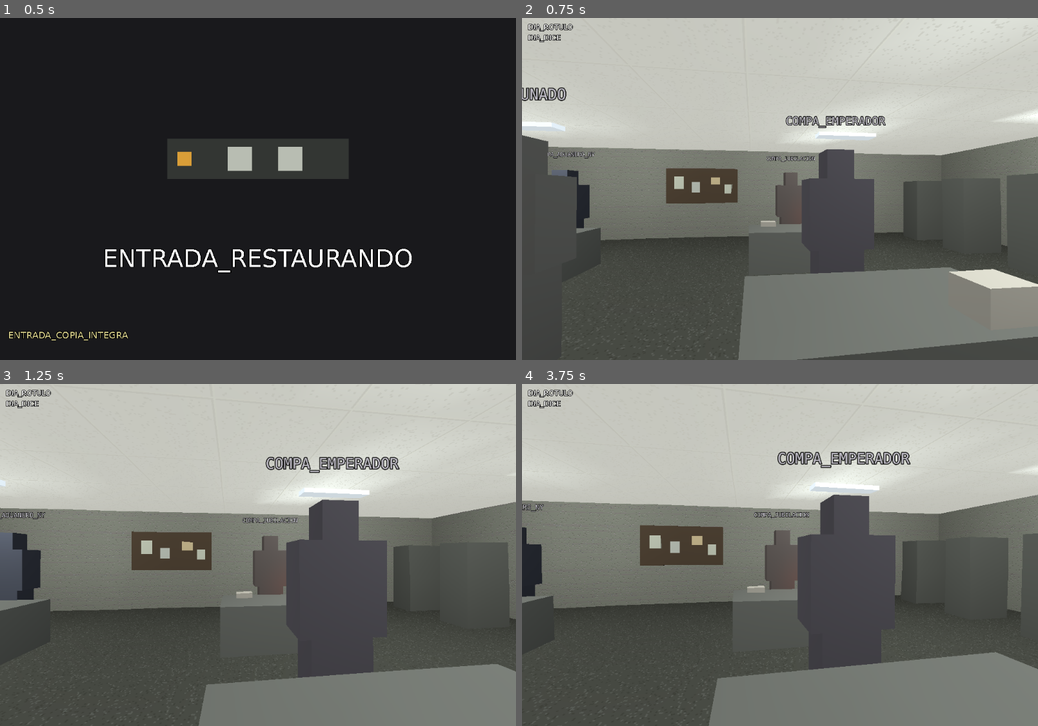
Above: before the commit, frames 1-4 (two rows, left to right).
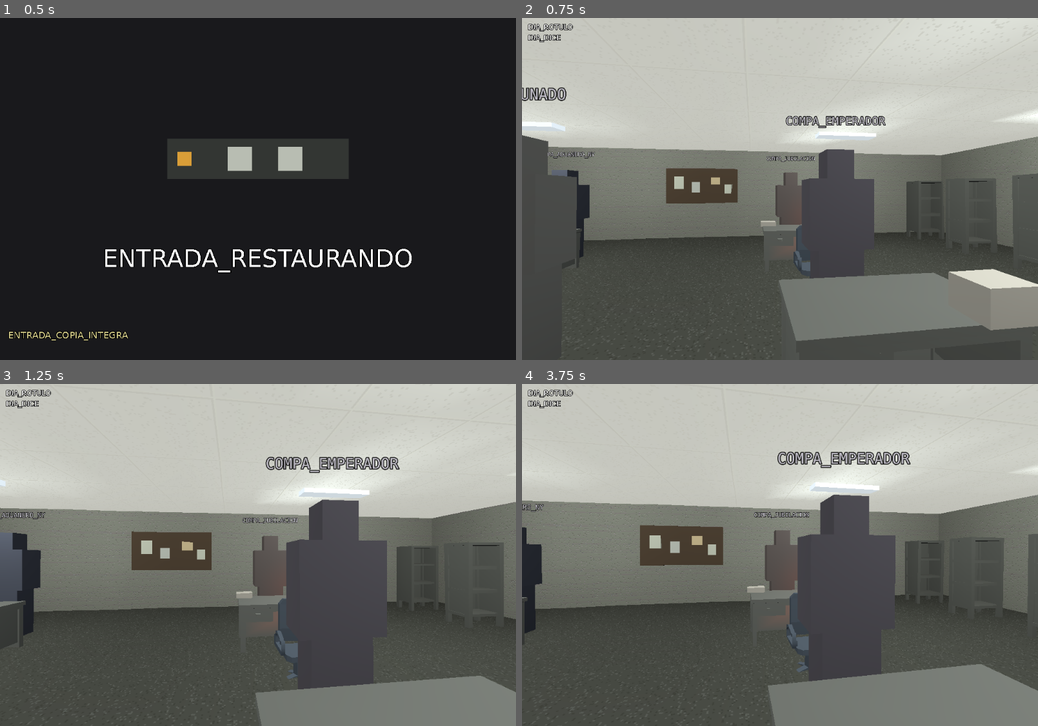
Above: after the commit, the same moments.

Repository: eGurucharri/expediente-legado
Game: Godot game, scene res://escenas/dia.tscn
Two runs of this game, one before a commit and one after it. Both use one fixed random seed, a clock stepped at 60 frames per second and the inputs below.
Inputs (mouse positions are in pixels of both pictures, inside the frame that each line leads up to):
- Up to frame 1 (0.5 s): no input
- Up to frame 2 (0.75 s): tap Enter at 0.5 s; move the mouse to (805, 189) at 0.52 s; hold Up (ui_up) from 0.53 s (still down)
- Up to frame 3 (1.25 s): keep holding Up (ui_up)
- Up to frame 4 (3.75 s): keep holding Up (ui_up); tap Space at 1.25, 2.75 s; move the mouse to (754, 555) at 1.27 s; tap Enter at 2, 3.5 s; move the mouse to (790, 548) at 2.02 s; move the mouse to (774, 561) at 2.77 s; move the mouse to (816, 558) at 3.52 s

Frame 1 is identical in both runs. In frame 2, 5.8% of the frame differs, in the area x 8-100%, y 45-100%; in frame 3, 4.3%; in frame 4, 4.8%.

Commit message:
feat: muebles de malla CC0 donde había cajas
`EspaciosCatalogo` ya lo había previsto: «una mesa es una caja HASTA QUE HAYA
UN ASSET CON SU FICHA; llamarla mesa aquí es lo que permite sustituirla luego
sin tocar la geografía». Esto es ese luego.

Siete modelos del Furniture Kit de Kenney (CC0-1.0), con su ficha y su sha256
en `assets/procedencia.json` — el directorio `modelos/` que `LEEME.md` ya usaba
de ejemplo. 128 KB en total.

Un bulto declara `modelo` y le sale la malla encima. Sin `modelo` sigue siendo
la caja de siempre, así que ningún sitio existente cambia por esto.

Tres reglas, ninguna de comodidad:

1. La caja sigue mandando. El modelo se ENCAJA en el `tam` declarado y la
   colisión sigue siendo la del bulto. La geografía es del catálogo y no del
   fichero que alguien descargó: se puede sustituir un modelo por otro y nadie
   se queda encerrado. La escala es uniforme y sale del eje que peor va —
   estirar una silla para llenar una caja que no tiene sus proporciones da una
   silla derretida.
2. Se viste con el mismo shader que todo lo demás. `Espacio3D` dice que un solo
   material es lo que hace que esto parezca una máquina y no un render, y un
   mueble importado con su propio material sería justo eso: un objeto de otro
   juego pegado en esta oficina. El modelo aporta la FORMA; el color lo sigue
   declarando el catálogo.
3. Un modelo que falta no revienta la sala: se queda la caja.

Y por eso hay guarda. Una errata en `modelo` NO se ve —`Modelos.vestir`
devuelve false y el bulto se queda siendo su caja, que es el aspecto que tenía
antes—, así que se leería como «todavía no le han puesto malla». Comprobado
que la guarda caza de verdad una errata, no solo que pasa en verde.

La televisión de casa es el MISMO aparato en el que #140 quiere proyectar una
cinta ante un jurado: que sea el mismo modelo es lo que hará que esa escena se
reconozca.

`capturar.gd` salta la entrada de #68 antes de retratar el día — si no, lo que
se captura es la cinemática y no el sitio.

Suite: 387 -> 390 pasadas. El fallo restante es `caminante.gd` bajo godot4
4.2.2 local (`get_gravity()` es de 4.3+) y ya estaba en la base.

Co-Authored-By: Claude Opus 5 <noreply@anthropic.com>

Diff:
--- a/godot/assets/procedencia.json
+++ b/godot/assets/procedencia.json
@@ -96,6 +96,62 @@
       "licencia": "CC0-1.0",
       "fuente": "https://kenney.nl/assets/interface-sounds",
       "sha256": "6fc395be2ad1f99ce318a5d28f98fb76dbeb676d83a0b28239d8c1fb90736180"
+    },
+    {
+      "ruta": "modelos/bookcaseClosed.glb",
+      "titulo": "Bookcase closed (Furniture Kit)",
+      "autor": "Kenney",
+      "licencia": "CC0-1.0",
+      "fuente": "https://kenney.nl/assets/furniture-kit",
+      "sha256": "9d210448de5e1179541da895450bbc7a39f4cd673d677654cd6b134e4ea0e047"
+    },
+    {
+      "ruta": "modelos/cardboardBoxClosed.glb",
+      "titulo": "Cardboard box closed (Furniture Kit)",
+      "autor": "Kenney",
+      "licencia": "CC0-1.0",
+      "fuente": "https://kenney.nl/assets/furniture-kit",
+      "sha256": "4af079dca52960912764574950f0549ff2ae1224b3db1528718629473a2d5d81"
+    },
+    {
+      "ruta": "modelos/chairDesk.glb",
+      "titulo": "Chair desk (Furniture Kit)",
+      "autor": "Kenney",
+      "licencia": "CC0-1.0",
+      "fuente": "https://kenney.nl/assets/furniture-kit",
+      "sha256": "46406619186034cbe92b19b79a5f1a8e3f442a17a70a7524ef2c0ad0f35095c6"
+    },
+    {
+      "ruta": "modelos/computerScreen.glb",
+      "titulo": "Computer screen (Furniture Kit)",
+      "autor": "Kenney",
+      "licencia": "CC0-1.0",
+      "fuente": "https://kenney.nl/assets/furniture-kit",
+      "sha256": "5942cbad29a2d2b956619569926e81d50a4174403d592fece6556e57632dc643"
+    },
+    {
+      "ruta": "modelos/desk.glb",
+      "titulo": "Desk (Furniture Kit)",
+      "autor": "Kenney",
+      "licencia": "CC0-1.0",
+      "fuente": "https://kenney.nl/assets/furniture-kit",
+      "sha256": "0164fe828f028b321730fb8c74502e353583f751be74da1682d42fff7d3c5a42"
+    },
+    {
+      "ruta": "modelos/televisionVintage.glb",
+      "titulo": "Television vintage (Furniture Kit)",
+      "autor": "Kenney",
+      "licencia": "CC0-1.0",
+      "fuente": "https://kenney.nl/assets/furniture-kit",
+      "sha256": "eb144cc8fb1e7f761e3665226e4266c8868679421d21d6548f24d2abad7c67cf"
+    },
+    {
+      "ruta": "modelos/trashcan.glb",
+      "titulo": "Trashcan (Furniture Kit)",
+      "autor": "Kenney",
+      "licencia": "CC0-1.0",
+      "fuente": "https://kenney.nl/assets/furniture-kit",
+      "sha256": "e0ccc1fe50cbd05386477fdff527171d1cf7c0de2ba7ff3233f8d9561feb2561"
     }
   ]
 }
--- a/godot/guion/espacio_3d.gd
+++ b/godot/guion/espacio_3d.gd
@@ -80,6 +80,27 @@
 			bulto.get("color", Color(0.45, 0.44, 0.42)),
 			bulto.get("textura", "")
 		)
+		# Un mueble que es malla y no caja. La caja sigue estando —es la
+		# colisión— y lo que se ve pasa a ser el modelo, encajado en el `tam`
+		# que declara el catálogo. Sin `modelo`, nada cambia.
+		#
+		# La malla de la caja se apaga ANTES de meter el modelo, y no después
+		# recorriendo los hijos: hecho después, un `.glb` cuya raíz sea ella
+		# misma una malla se apagaría a sí mismo y el bulto quedaría invisible.
+		var modelo: String = bulto.get("modelo", "")
+		if not modelo.is_empty():
+			var caja_visible := _malla_de(pieza)
+			if caja_visible != null:
+				caja_visible.visible = false
+			if not Modelos.vestir(
+				pieza, modelo, bulto["tam"], bulto.get("color", Color(0.45, 0.44, 0.42))
+			):
+				# Sin modelo se vuelve a la caja: un archivador cúbico es peor
+				# que uno de verdad, pero un bulto invisible es un agujero con
+				# el que te chocas.
+				if caja_visible != null:
+					caja_visible.visible = true
+
 		# Un bulto que se enciende: la pantalla de un ordenador, un piloto. No
 		# ilumina nada, solo se ve encendido — lo que alumbra es una luz.
 		if bulto.get("emisivo", false):
@@ -308,8 +329,20 @@
 	_emisivo(cuerpo, color)
 
 
+## La malla de la caja de un bulto. Es su primer hijo por construcción, pero se
+## busca por TIPO: desde que un bulto puede llevar modelo encima, «el primer
+## hijo» dejó de ser una descripción fiable de dónde está.
+static func _malla_de(cuerpo: Node3D) -> MeshInstance3D:
+	for hijo in cuerpo.get_children():
+		if hijo is MeshInstance3D:
+			return hijo
+	return null
+
+
 static func _emisivo(cuerpo: StaticBody3D, color: Color) -> void:
-	var malla: MeshInstance3D = cuerpo.get_child(0)
+	var malla := _malla_de(cuerpo)
+	if malla == null:
+		return
 	var material: ShaderMaterial = malla.material_override
 	material.set_shader_parameter("emision", color)
 	material.set_shader_parameter("emision_fuerza", 0.9)
--- a/godot/guion/espacios_catalogo.gd
+++ b/godot/guion/espacios_catalogo.gd
@@ -27,41 +27,83 @@
 	# Cuatro puestos idénticos: la planta es la misma para todos, que es
 	[
 		# parte de lo que cuenta.
-		{"pos": Vector3(-4, 0.37, -2), "tam": Vector3(2.0, 0.75, 1.0)},
-		{"pos": Vector3(-4, 0.37, 1), "tam": Vector3(2.0, 0.75, 1.0)},
-		{"pos": Vector3(1, 0.37, -2), "tam": Vector3(2.0, 0.75, 1.0)},
-		{"pos": Vector3(1, 0.37, 1), "tam": Vector3(2.0, 0.75, 1.0)},
+		{"pos": Vector3(-4, 0.37, -2), "tam": Vector3(2.0, 0.75, 1.0), "modelo": "desk"},
+		{"pos": Vector3(-4, 0.37, 1), "tam": Vector3(2.0, 0.75, 1.0), "modelo": "desk"},
+		{"pos": Vector3(1, 0.37, -2), "tam": Vector3(2.0, 0.75, 1.0), "modelo": "desk"},
+		{"pos": Vector3(1, 0.37, 1), "tam": Vector3(2.0, 0.75, 1.0), "modelo": "desk"},
+		# La silla 4-B y las otras tres. Es el objeto que el sueño agranda
+		# (#87), así que tiene que ser una silla reconocible antes de que se
+		# deforme: una caja agrandada es una caja mayor.
+		{
+			"pos": Vector3(-4, 0.45, -0.9),
+			"tam": Vector3(0.62, 0.95, 0.62),
+			"color": Color(0.34, 0.36, 0.38),
+			"modelo": "chairDesk"
+		},
+		{
+			"pos": Vector3(-4, 0.45, 2.1),
+			"tam": Vector3(0.62, 0.95, 0.62),
+			"color": Color(0.34, 0.36, 0.38),
+			"modelo": "chairDesk"
+		},
+		{
+			"pos": Vector3(1, 0.45, -0.9),
+			"tam": Vector3(0.62, 0.95, 0.62),
+			"color": Color(0.34, 0.36, 0.38),
+			"modelo": "chairDesk"
+		},
+		{
+			"pos": Vector3(1, 0.45, 2.1),
+			"tam": Vector3(0.62, 0.95, 0.62),
+			"color": Color(0.34, 0.36, 0.38),
+			"modelo": "chairDesk"
+		},
+		# El terminal de SIGA-98 en el puesto propio. Va encendido y vacío: un
+		# monitor iluminado no afirma nada, uno con datos afirma una lectura que
+		# nadie ha calculado.
+		{
+			"pos": Vector3(-4.3, 0.98, -2.1),
+			"tam": Vector3(0.5, 0.45, 0.4),
+			"color": Color(0.52, 0.54, 0.50),
+			"modelo": "computerScreen"
+		},
 		# Archivadores contra el muro del fondo. Son seis y no dos: un archivo
 		# con dos archivadores es un despacho.
 		{
 			"pos": Vector3(5.5, 0.9, -4),
 			"tam": Vector3(1.0, 1.8, 0.6),
-			"color": Color(0.40, 0.39, 0.36)
+			"color": Color(0.40, 0.39, 0.36),
+			"modelo": "bookcaseClosed"
 		},
 		{
 			"pos": Vector3(5.5, 0.9, -2.5),
 			"tam": Vector3(1.0, 1.8, 0.6),
-			"color": Color(0.40, 0.39, 0.36)
+			"color": Color(0.40, 0.39, 0.36),
+			"modelo": "bookcaseClosed"
 		},
 		{
 			"pos": Vector3(5.5, 0.9, -1.0),
 			"tam": Vector3(1.0, 1.8, 0.6),
-			"color": Color(0.40, 0.39, 0.36)
+			"color": Color(0.40, 0.39, 0.36),
+			"modelo": "bookcaseClosed"
 		},
 		{
 			"pos": Vector3(5.5, 0.9, 0.5),
 			"tam": Vector3(1.0, 1.8, 0.6),
-			"color": Color(0.38, 0.37, 0.35)
+			"color": Color(0.38, 0.37, 0.35),
+			"modelo": "bookcaseClosed"
 		},
 		{
 			"pos": Vector3(5.5, 0.9, 2.0),
 			"tam": Vector3(1.0, 1.8, 0.6),
-			"color": Color(0.40, 0.39, 0.36)
+			"color": Color(0.40, 0.39, 0.36),
+			"modelo": "bookcaseClosed"
 		},
 		{
 			"pos": Vector3(5.5, 0.9, 3.5),
 			"tam": Vector3(1.0, 1.8, 0.6),
-			"color": Color(0.38, 0.37, 0.35)
+			"color": Color(0.38, 0.37, 0.35),
+			"modelo": "bookcaseClosed"
 		},
 		# Papel. Un archivo con las mesas despejadas no es un archivo: hay
 		# torres encima de cada puesto, cajas contra la pared y una pila en el
@@ -90,27 +132,32 @@
 		{
 			"pos": Vector3(-6.2, 0.20, -3.4),
 			"tam": Vector3(0.5, 0.40, 0.7),
-			"color": Color(0.62, 0.56, 0.44)
+			"color": Color(0.62, 0.56, 0.44),
+			"modelo": "cardboardBoxClosed"
 		},
 		{
 			"pos": Vector3(-6.2, 0.61, -3.4),
 			"tam": Vector3(0.5, 0.40, 0.7),
-			"color": Color(0.60, 0.54, 0.42)
+			"color": Color(0.60, 0.54, 0.42),
+			"modelo": "cardboardBoxClosed"
 		},
 		{
 			"pos": Vector3(-6.2, 1.02, -3.4),
 			"tam": Vector3(0.5, 0.40, 0.7),
-			"color": Color(0.62, 0.56, 0.44)
+			"color": Color(0.62, 0.56, 0.44),
+			"modelo": "cardboardBoxClosed"
 		},
 		{
 			"pos": Vector3(-6.2, 0.20, -2.5),
 			"tam": Vector3(0.5, 0.40, 0.7),
-			"color": Color(0.60, 0.54, 0.42)
+			"color": Color(0.60, 0.54, 0.42),
+			"modelo": "cardboardBoxClosed"
 		},
 		{
 			"pos": Vector3(-6.2, 0.61, -2.5),
 			"tam": Vector3(0.5, 0.40, 0.7),
-			"color": Color(0.62, 0.56, 0.44)
+			"color": Color(0.62, 0.56, 0.44),
+			"modelo": "cardboardBoxClosed"
 		},
 		# La pila del suelo, la que nadie va a mirar nunca.
 		{
@@ -122,6 +169,12 @@
 			"pos": Vector3(4.1, 0.10, 4.3),
 			"tam": Vector3(0.40, 0.20, 0.30),
 			"color": Color(0.72, 0.70, 0.62)
+		},
+		{
+			"pos": Vector3(3.0, 0.22, 4.2),
+			"tam": Vector3(0.34, 0.45, 0.34),
+			"color": Color(0.42, 0.41, 0.38),
+			"modelo": "trashcan"
 		},
 		# La máquina de café, junto a la puerta. En una oficina, el sitio donde
 		# se cuentan las cosas.
@@ -339,6 +392,21 @@
 			"tam": Vector3(0.3, 0.1, 0.3),
 			"color": Color(0.55, 0.50, 0.20)
 		},
+		# La televisión, apagada. Es el mismo aparato en el que #140 quiere
+		# proyectar una cinta ante un jurado, y aquí está en casa sin encender:
+		# que sea el MISMO modelo es lo que hará que esa escena se reconozca.
+		{
+			"pos": Vector3(-3.4, 0.42, 1.6),
+			"tam": Vector3(0.85, 0.75, 0.6),
+			"color": Color(0.38, 0.34, 0.30),
+			"modelo": "televisionVintage"
+		},
+		{
+			"pos": Vector3(3.4, 0.22, 2.6),
+			"tam": Vector3(0.34, 0.45, 0.34),
+			"color": Color(0.40, 0.38, 0.34),
+			"modelo": "trashcan"
+		},
 	],
 	"ambiente": Color(0.30, 0.26, 0.22),
 	"ambiente_energia": 0.45,
--- /dev/null
+++ b/godot/guion/modelos.gd
@@ -0,0 +1,130 @@
+## Los muebles que son malla de verdad y no una caja.
+##
+## `EspaciosCatalogo` ya lo había previsto: «una mesa es una caja **hasta que
+## haya un asset con su ficha**; llamarla mesa aquí es lo que permite
+## sustituirla luego sin tocar la geografía». Esto es ese *luego*. Un bulto
+## declara `modelo` y le sale la malla encima; sin `modelo` sigue siendo la caja
+## de siempre, así que ningún sitio existente cambia por esto.
+##
+## Tres reglas, y ninguna es de comodidad:
+##
+## 1. **La caja sigue mandando.** El modelo se ENCAJA en el `tam` declarado y la
+##    colisión sigue siendo la del bulto. La geografía es del catálogo, no del
+##    fichero que alguien descargó: si un `.glb` viniera con otra escala, lo que
+##    no puede pasar es que la sala cambie de forma por debajo. Se puede
+##    sustituir un modelo por otro y nadie se queda encerrado.
+## 2. **Se viste con el mismo shader que todo lo demás.** `Espacio3D` dice que
+##    un solo material es lo que hace que esto parezca una máquina y no un
+##    render, y un mueble importado con su propio material sería justo eso: un
+##    objeto de otro juego pegado en esta oficina. El modelo aporta la FORMA; el
+##    color lo sigue declarando el catálogo, como el de cualquier bulto.
+## 3. **Un modelo que falta no revienta la sala.** Se queda la caja. Un archivo
+##    con un archivador cúbico es peor; un archivo que no abre es inaceptable.
+class_name Modelos
+extends RefCounted
+
+const RUTA := "res://assets/modelos/"
+
+## Lo que se carga una vez y se reusa. Las salas repiten mueble —seis
+## archivadores, cuatro puestos— y volver a leer el `.glb` por cada uno es leer
+## el mismo fichero seis veces para obtener seis cosas idénticas.
+static var _cache := {}
+
+
+## Mete el modelo [param nombre] dentro de [param cuerpo], encajado en
+## [param tam] y teñido de [param color]. Devuelve si pudo.
+##
+## [param cuerpo] es el `StaticBody3D` del bulto, así que el modelo hereda su
+## posición y su colisión sin saber que existen.
+static func vestir(cuerpo: Node3D, nombre: String, tam: Vector3, color: Color) -> bool:
+	var escena := cargar(nombre)
+	if escena == null:
+		return false
+
+	var pieza: Node3D = escena.instantiate()
+	cuerpo.add_child(pieza)
+	_encajar(pieza, tam)
+	_pintar(pieza, color)
+	return true
+
+
+## La escena del modelo, o nulo si no está. Cachea el recurso y NO la instancia:
+## dos archivadores son dos nodos, no el mismo nodo en dos sitios.
+static func cargar(nombre: String) -> PackedScene:
+	if _cache.has(nombre):
+		return _cache[nombre]
+	var ruta := RUTA + nombre + ".glb"
+	var escena: PackedScene = load(ruta) if ResourceLoader.exists(ruta) else null
+	if escena == null:
+		push_warning("No hay modelo %s en %s" % [nombre, RUTA])
+	_cache[nombre] = escena
+	return escena
+
+
+## Existe para las pruebas: el catálogo puede comprobar que todo `modelo` que
+## nombra está de verdad en el árbol, sin montar una escena 3D para verlo.
+static func hay(nombre: String) -> bool:
+	return ResourceLoader.exists(RUTA + nombre + ".glb")
+
+
+## Escala el modelo para que quepa en [param tam] y lo APOYA en el suelo del
+## bulto.
+##
+## La escala es **uniforme** y sale del eje que peor va: estirar una silla para
+## llenar una caja que no tiene sus proporciones da una silla derretida, y la
+## caja de un bulto es una medida de sitio ocupado, no un molde. Y se apoya en
+## vez de centrarse porque un mueble descansa en el suelo — centrado por su caja,
+## una silla más baja de lo declarado flotaría.
+static func _encajar(pieza: Node3D, tam: Vector3) -> void:
+	var caja := _limites(pieza)
+	if caja.size.x <= 0.0 or caja.size.y <= 0.0 or caja.size.z <= 0.0:
+		return
+
+	var escala := minf(minf(tam.x / caja.size.x, tam.y / caja.size.y), tam.z / caja.size.z)
+	pieza.scale = Vector3.ONE * escala
+
+	# El centro del modelo no tiene por qué ser el de su malla, así que se
+	# recoloca por sus límites REALES: primero se centra en horizontal y luego se
+	# baja hasta que su base toque la del bulto.
+	var centro := caja.get_center() * escala
+	pieza.position = Vector3(-centro.x, -tam.y / 2.0 - caja.position.y * escala, -centro.z)
+
+
+## Los límites de todo lo que cuelga de un nodo, en coordenadas del nodo. Godot
+## da el AABB de UNA malla; un mueble suele ser varias.
+static func _limites(nodo: Node3D) -> AABB:
+	var total := AABB()
+	var primero := true
+	for hijo in _mallas(nodo):
+		var malla: MeshInstance3D = hijo
+		var caja: AABB = malla.get_aabb()
+		# Del espacio de la malla al del nodo raíz, que es donde se encaja.
+		var trans: Transform3D = nodo.global_transform.affine_inverse() * malla.global_transform
+		caja = trans * caja
+		if primero:
+			total = caja
+			primero = false
+		else:
+			total = total.merge(caja)
+	return total
+
+
+## Le pone a cada malla el material de la casa. El modelo pone la forma y el
+## catálogo el color, que es lo que evita que un mueble importado se vea como
+## de otro juego.
+static func _pintar(nodo: Node3D, color: Color) -> void:
+	var material := ShaderMaterial.new()
+	material.shader = load(Espacio3D.SHADER_PSX)
+	material.set_shader_parameter("color_base", color)
+	for hijo in _mallas(nodo):
+		var malla: MeshInstance3D = hijo
+		malla.material_override = material
+
+
+static func _mallas(nodo: Node) -> Array:
+	var encontradas := []
+	if nodo is MeshInstance3D:
+		encontradas.append(nodo)
+	for hijo in nodo.get_children():
+		encontradas.append_array(_mallas(hijo))
+	return encontradas
--- a/godot/pruebas/capturar.gd
+++ b/godot/pruebas/capturar.gd
@@ -90,6 +90,13 @@
 		return
 
 	if ruta.contains("dia"):
+		# La entrada de la vuelta (#68) se pone encima del día nada más
+		# arrancar, así que sin saltarla lo que se captura es ella y no el sitio
+		# que se venía a mirar.
+		if escena._entrada != null:
+			escena._entrada.saltar()
+			await process_frame
+
 		# La fase a capturar llega como argumento: el día entero no cabe en una
 		# imagen y cada sitio hay que mirarlo por separado.
 		if argumentos.size() > 1:
--- a/godot/pruebas/pruebas_espacios_y_sueno.gd
+++ b/godot/pruebas/pruebas_espacios_y_sueno.gd
@@ -20,6 +20,39 @@
 		func(f): return f != "sueño" and not EspaciosCatalogo.POR_FASE.has(f)
 	)
 	comprobar.call("cada fase del día tiene su espacio", sin_sitio, [])
+
+	# Todo `modelo` que declara un bulto existe de verdad en el árbol. Sin esta
+	# guarda una errata NO se ve: `Modelos.vestir` devuelve false y el bulto se
+	# queda siendo su caja, que es exactamente el aspecto que tenía antes — así
+	# que un mueble mal escrito se leería como «todavía no le han puesto malla».
+	var modelos_rotos := []
+	var con_modelo := 0
+	for fase in EspaciosCatalogo.POR_FASE:
+		var sitio: Dictionary = EspaciosCatalogo.POR_FASE[fase]
+		for bulto in sitio.get("bultos", []):
+			var modelo: String = bulto.get("modelo", "")
+			if modelo.is_empty():
+				continue
+			con_modelo += 1
+			if not Modelos.hay(modelo):
+				modelos_rotos.append("%s: %s" % [fase, modelo])
+	comprobar.call("ningún bulto nombra un modelo que no está", modelos_rotos, [])
+	comprobar.call("y hay muebles con malla de verdad", con_modelo > 0, true)
+
+	# Y al revés: todo modelo del árbol tiene su ficha de procedencia. Lo cubre
+	# `_procedencia()` en las dos direcciones, así que aquí solo se comprueba que
+	# los modelos entren por ese camino y no por otro.
+	var sin_ficha := []
+	var registro = JSON.parse_string(FileAccess.get_file_as_string("res://assets/procedencia.json"))
+	var rutas := []
+	for ficha in registro.get("assets", []):
+		rutas.append(ficha.get("ruta", ""))
+	for nombre in DirAccess.get_files_at(Modelos.RUTA):
+		if nombre.ends_with(".import") or nombre.ends_with(".uid"):
+			continue
+		if not ("modelos/" + nombre) in rutas:
+			sin_ficha.append(nombre)
+	comprobar.call("ningún modelo sin ficha de procedencia", sin_ficha, [])
 
 	# Y las salidas forman un ciclo cerrado que vuelve al archivo: un sitio del
 	# que no se sale es un sitio donde se acaba la partida sin decirlo.
Binary file added: godot/assets/modelos/bookcaseClosed.glb
Not shown, added: godot/assets/modelos/bookcaseClosed.glb.import
Binary file added: godot/assets/modelos/cardboardBoxClosed.glb
Not shown, added: godot/assets/modelos/cardboardBoxClosed.glb.import
Binary file added: godot/assets/modelos/chairDesk.glb
Not shown, added: godot/assets/modelos/chairDesk.glb.import
Binary file added: godot/assets/modelos/computerScreen.glb
Not shown, added: godot/assets/modelos/computerScreen.glb.import
Binary file added: godot/assets/modelos/desk.glb
Not shown, added: godot/assets/modelos/desk.glb.import
Binary file added: godot/assets/modelos/televisionVintage.glb
Not shown, added: godot/assets/modelos/televisionVintage.glb.import
(and 2 more such lines)
